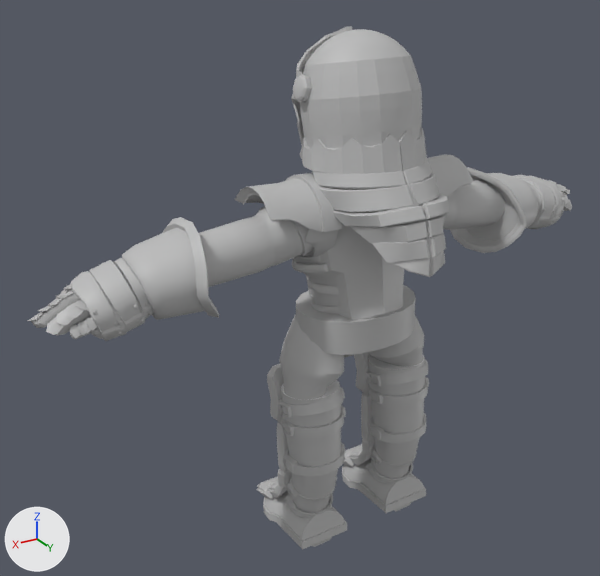
Renders of the FBX model assets/character assets/fbx/character_set_02.fbx from each side of a commit.
Before and after are seen from a camera (50 mm lens) standing at (0.141, 0.356, 0.349) and looking at (-0.088, -0.027, 0.158). The axes (+X, +Y, +Z) are drawn at lower left. The lights are the same throughout. Where no turn or scale is listed for an object, it has been applied to the vertices. Vertices at the same position are counted once.

The scene before the commit, as lines of its bpy script (objects in view):
```python
mat_openpbr_shader1 = principled_material('openPBR_shader1')
mat_openpbr_shader1.base_color = (0.8, 0.8, 0.8)  # white #e7e7e7
me_mesh = bpy.data.meshes.new('Mesh')
me_mesh.from_pydata(...)  # 14144 vertices, 14032 faces; spans x -0.181..0.18, y -0.053..0.063, z -0.158..0.154
# faces by material slot: [5384, 1568, 1196, 1580, 2, 2506, 1796]
me_mesh.materials.append(mat_maya_blinn2)  # grey #bcbcbc
me_mesh.materials.append(mat_lambert1)  # grey #bcbcbc
me_mesh.materials.append(mat_lambert2)  # grey #bcbcbc
me_mesh.materials.append(mat_maya_blinn1)  # grey #bcbcbc
me_mesh.materials.append(mat_openpbr_shader1)  # white #e7e7e7
me_mesh.materials.append(mat_lambert3)  # grey #bcbcbc
me_mesh.materials.append(mat_standard_surface1)  # grey #bcbcbc
ob_guantlet_character_prop_pcylinder4 = bpy.data.objects.new('guantlet_character_prop:pCylinder4', me_mesh)
ob_guantlet_character_prop_pcylinder4.location = (-0.1117, -0.0116, 0.1488)
```
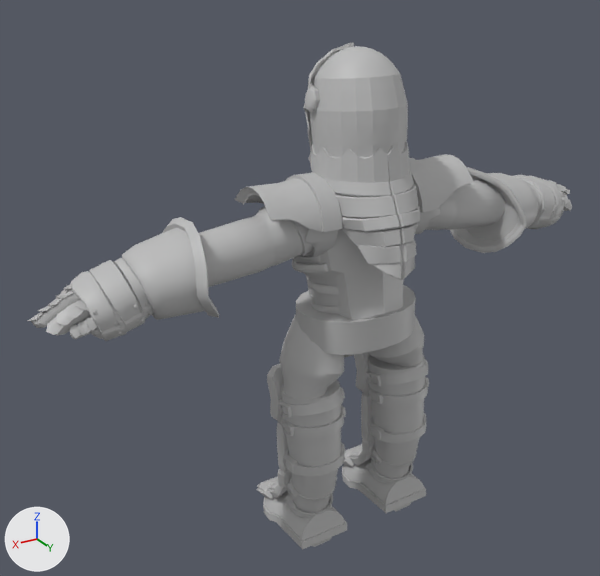
Where the newer file only moved an object's origin or applied its transform, the numbers keep the older frame.

What the commit changed:
Material 'openPBR_shader1' (mat_openpbr_shader1) changes colour from white #e7e7e7 to grey #bcbcbc; in linear values from (0.8, 0.8, 0.8) to (0.5, 0.5, 0.5).
me_mesh is used by ob_guantlet_character_prop_pcylinder4; location (-0.1117, -0.0116, 0.1488).
me_mesh had 14144 vertices, 14032 faces and spanned x -0.181..0.18, y -0.053..0.063, z -0.158..0.154.
me_mesh now has 14144 vertices, 14032 faces and spans x -0.181..0.18, y -0.053..0.05, z -0.158..0.147.
me_mesh part 1: the loose piece of 26 vertices spanning x 0.025..0.032, y -0.011..0.001, z 0.119..0.133 is scaled about its middle by (0.748, 0.883, 0.936), then moved by (-0.006, 0.0, -0.006), in mat_openpbr_shader1 (grey #bcbcbc).
me_mesh part 2: 90 vertices moved from x -0.024..0.016, y -0.032..-0.011, z 0.001..0.115 to x -0.024..0.016, y -0.032..-0.011, z 0.001..0.113; 2299 vertices removed from x -0.042..0.031, y -0.045..0.063, z 0.037..0.154; 2299 vertices added at x -0.031..0.025, y -0.039..0.05, z 0.032..0.147.
me_mesh no longer uses material mat_lambert3 (grey #bcbcbc).

Location of each change, (x1, y1, x2, y2) in pixels of the pictures (600 x 576 px; the box of a moved part takes in the faces that stretch with it):
'guantlet_character_prop:pCylinder4', reshaped: before (28, 26, 572, 549); after (28, 42, 572, 549)
part 1 of me_mesh, moved or reshaped: before (293, 75, 312, 102); after (305, 87, 320, 112)
part 2 of me_mesh, moved or reshaped: before (291, 26, 449, 297); after (303, 42, 420, 297)
